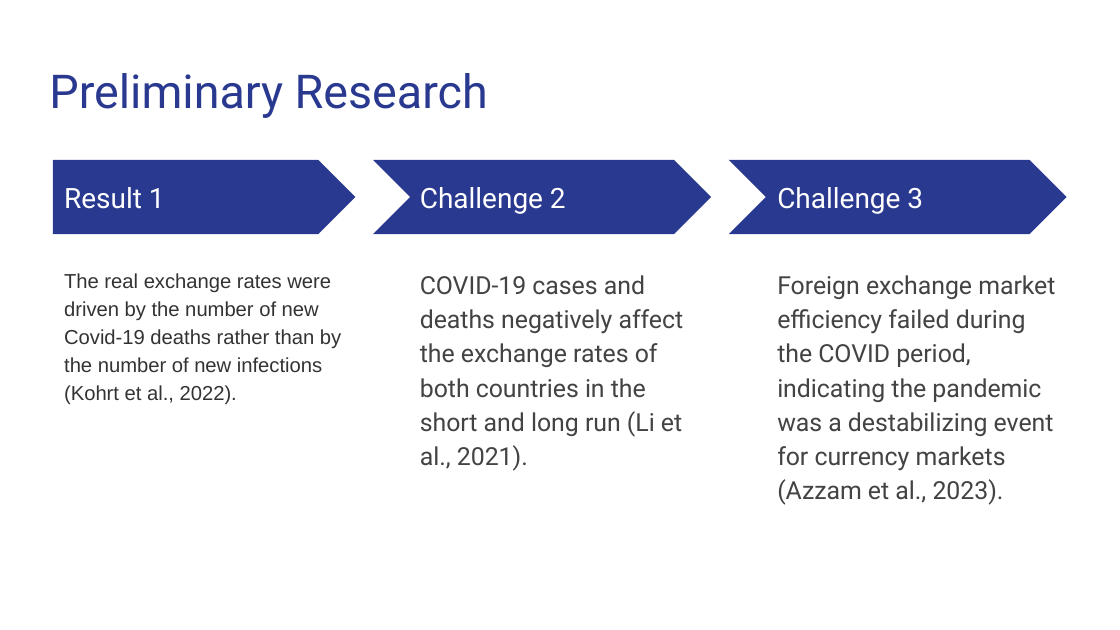
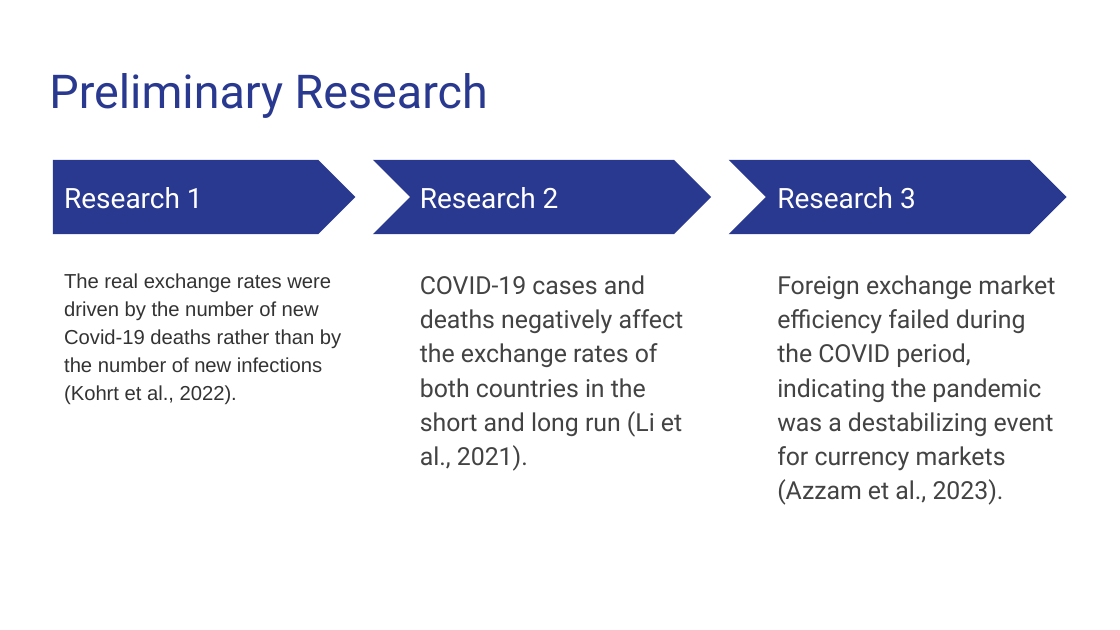
Before and after one commit to Thang20229549/data-science-mid-term, a slide deck: slide 4 of data science mid term project.pptx (slide 3 before the commit). Drawn at 1120x630 pixels with LibreOffice and Linux fonts; fonts in the diff are those of the drawing. Boxes give left, top, right and bottom in pixels: in the first picture for what was removed or moved away, otherwise in the second. Text is boxed around its words. In the diff, an @@ line names an element or a change of style, - is before the commit and + after.

```diff
--- a/data science mid term project.pptx
+++ b/data science mid term project.pptx
@@ text at (x1=64, y1=187, x2=203, y2=209): text changed @@
-Result 1
+Research 1
@@ text at (x1=420, y1=187, x2=559, y2=209): text changed @@
-Challenge 2
+Research 2
@@ text at (x1=777, y1=187, x2=916, y2=209): text changed @@
-Challenge 3
+Research 3
```
Also in this commit, not shown: 5 other slides changed, 4 slides added.
